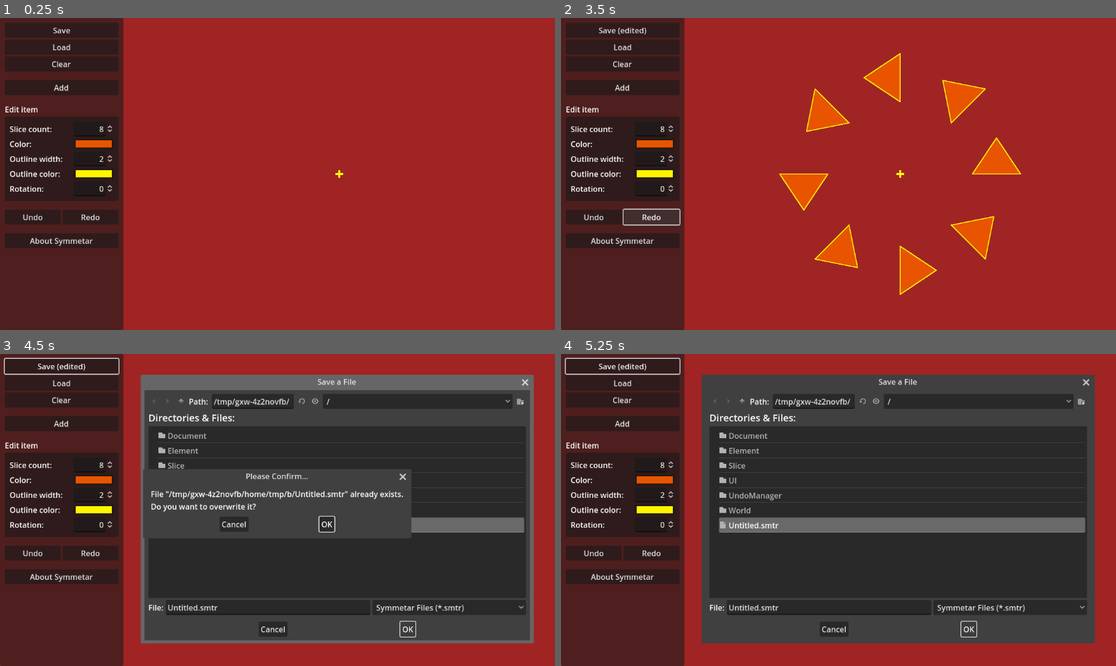
Above: before the commit, frames 1-4 (two rows, left to right).
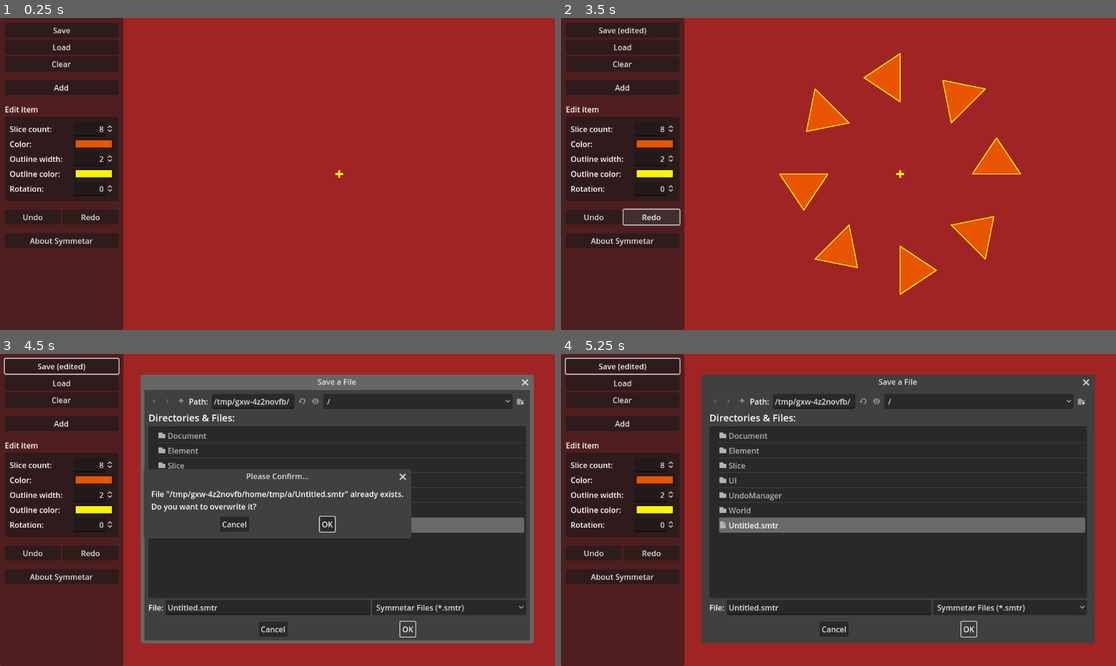
Above: after the commit, the same moments.

Repository: zoeesilcock/symmetar
Game: Godot game, scene res://Main.tscn
Same seed, same stepped clock (60 frames per second), same inputs: the game is played once before the commit and once after it.
Inputs:
- Up to frame 1 (0.25 s): no input
- Up to frame 2 (3.5 s): click "Clear" at 0.5 s; click "Add" at 1.25 s; click "Undo" at 2 s; click "Redo" at 2.75 s
- Up to frame 3 (4.5 s): click "Save (edited)" at 3.5 s; click "OK" at 4.25 s
- Up to frame 4 (5.25 s): click "OK" at 5 s

Frames 1-2 are identical in both runs. In frame 3, 0.8% of the frame differs, in the area x 25-73%, y 14-59%; in frame 4, less than 0.1%.

Commit message:
Use a SubViewport to separate the document contents from the UI

Diff:
--- a/Main.tscn
+++ b/Main.tscn
@@ -9,7 +9,21 @@
 script = ExtResource("1_th2y0")
 ui_state = ExtResource("2_v7q8m")
 
-[node name="UI" parent="." node_paths=PackedStringArray("world") instance=ExtResource("1_tbaje")]
+[node name="CanvasLayer" type="CanvasLayer" parent="."]
+
+[node name="SplitContainer" type="SplitContainer" parent="CanvasLayer"]
+anchors_preset = 15
+anchor_right = 1.0
+anchor_bottom = 1.0
+grow_horizontal = 2
+grow_vertical = 2
+dragger_visibility = 2
+
+[node name="UI" parent="CanvasLayer/SplitContainer" node_paths=PackedStringArray("world") instance=ExtResource("1_tbaje")]
+custom_minimum_size = Vector2(256, 0)
+layout_mode = 2
 world = NodePath("../World")
 
-[node name="World" parent="." instance=ExtResource("2_joqbc")]
+[node name="World" parent="CanvasLayer/SplitContainer" instance=ExtResource("2_joqbc")]
+layout_mode = 2
+size_flags_horizontal = 3
--- a/UI/UI.gd
+++ b/UI/UI.gd
@@ -1,5 +1,5 @@
 class_name UI
-extends CanvasLayer
+extends Control
 
 # References
 @export var world : World
--- a/UI/UI.tscn
+++ b/UI/UI.tscn
@@ -7,90 +7,88 @@
 
 [sub_resource type="Theme" id="Theme_uuqi3"]
 
-[node name="UI" type="CanvasLayer" node_paths=PackedStringArray("save_button", "file_dialog", "slice_count_input", "slice_color_input", "slice_outline_width_input", "slice_outline_color_input", "slice_rotation_input", "about_dialog")]
+[node name="UI" type="Control" node_paths=PackedStringArray("save_button", "file_dialog", "slice_count_input", "slice_color_input", "slice_outline_width_input", "slice_outline_color_input", "slice_rotation_input", "about_dialog")]
+layout_mode = 3
+anchors_preset = 9
+anchor_bottom = 1.0
+offset_right = 256.0
+grow_vertical = 2
 script = ExtResource("1_nhcn2")
 ui_state = ExtResource("2_ot8s7")
-save_button = NodePath("Root/Panel/MarginContainer/VBoxContainer/SaveButton")
-file_dialog = NodePath("Root/FileDialog")
-slice_count_input = NodePath("Root/Panel/MarginContainer/VBoxContainer/EditContainer/MarginContainer/GridContainer/CountInput")
-slice_color_input = NodePath("Root/Panel/MarginContainer/VBoxContainer/EditContainer/MarginContainer/GridContainer/ColorPickerButton")
-slice_outline_width_input = NodePath("Root/Panel/MarginContainer/VBoxContainer/EditContainer/MarginContainer/GridContainer/OutlineWidthInput")
-slice_outline_color_input = NodePath("Root/Panel/MarginContainer/VBoxContainer/EditContainer/MarginContainer/GridContainer/OutlineColorPickerButton")
-slice_rotation_input = NodePath("Root/Panel/MarginContainer/VBoxContainer/EditContainer/MarginContainer/GridContainer/RotationInput")
-about_dialog = NodePath("Root/AboutDialog")
+save_button = NodePath("Panel/MarginContainer/VBoxContainer/SaveButton")
+file_dialog = NodePath("FileDialog")
+slice_count_input = NodePath("Panel/MarginContainer/VBoxContainer/EditContainer/MarginContainer/GridContainer/CountInput")
+slice_color_input = NodePath("Panel/MarginContainer/VBoxContainer/EditContainer/MarginContainer/GridContainer/ColorPickerButton")
+slice_outline_width_input = NodePath("Panel/MarginContainer/VBoxContainer/EditContainer/MarginContainer/GridContainer/OutlineWidthInput")
+slice_outline_color_input = NodePath("Panel/MarginContainer/VBoxContainer/EditContainer/MarginContainer/GridContainer/OutlineColorPickerButton")
+slice_rotation_input = NodePath("Panel/MarginContainer/VBoxContainer/EditContainer/MarginContainer/GridContainer/RotationInput")
+about_dialog = NodePath("AboutDialog")
 
-[node name="Root" type="Control" parent="."]
-layout_mode = 3
+[node name="Panel" type="Panel" parent="."]
+layout_mode = 1
 anchors_preset = 15
 anchor_right = 1.0
 anchor_bottom = 1.0
 grow_horizontal = 2
 grow_vertical = 2
-mouse_filter = 1
 
-[node name="Panel" type="Panel" parent="Root"]
+[node name="MarginContainer" type="MarginContainer" parent="Panel"]
 layout_mode = 1
-anchors_preset = 9
+anchors_preset = 15
+anchor_right = 1.0
 anchor_bottom = 1.0
-offset_right = 256.0
-grow_vertical = 2
-
-[node name="MarginContainer" type="MarginContainer" parent="Root/Panel"]
-layout_mode = 1
-anchors_preset = 9
-anchor_bottom = 1.0
-offset_right = 256.0
+grow_horizontal = 2
 grow_vertical = 2
 theme = ExtResource("2_dusos")
 
-[node name="VBoxContainer" type="VBoxContainer" parent="Root/Panel/MarginContainer"]
+[node name="VBoxContainer" type="VBoxContainer" parent="Panel/MarginContainer"]
 layout_mode = 2
 theme = SubResource("Theme_uuqi3")
 
-[node name="SaveButton" type="Button" parent="Root/Panel/MarginContainer/VBoxContainer"]
+[node name="SaveButton" type="Button" parent="Panel/MarginContainer/VBoxContainer"]
 layout_mode = 2
 text = "Save"
 
-[node name="LoadButton" type="Button" parent="Root/Panel/MarginContainer/VBoxContainer"]
+[node name="LoadButton" type="Button" parent="Panel/MarginContainer/VBoxContainer"]
 layout_mode = 2
 text = "Load"
 
-[node name="ClearButton" type="Button" parent="Root/Panel/MarginContainer/VBoxContainer"]
+[node name="ClearButton" type="Button" parent="Panel/MarginContainer/VBoxContainer"]
 layout_mode = 2
 text = "Clear"
 
-[node name="Space1" type="Control" parent="Root/Panel/MarginContainer/VBoxContainer"]
+[node name="Space1" type="Control" parent="Panel/MarginContainer/VBoxContainer"]
 custom_minimum_size = Vector2(0, 10)
 layout_mode = 2
 
-[node name="AddButton" type="Button" parent="Root/Panel/MarginContainer/VBoxContainer"]
+[node name="AddButton" type="Button" parent="Panel/MarginContainer/VBoxContainer"]
 layout_mode = 2
 text = "Add"
 
-[node name="Space2" type="Control" parent="Root/Panel/MarginContainer/VBoxContainer"]
+[node name="Space2" type="Control" parent="Panel/MarginContainer/VBoxContainer"]
 custom_minimum_size = Vector2(0, 10)
 layout_mode = 2
 
-[node name="EditLabel" type="Label" parent="Root/Panel/MarginContainer/VBoxContainer"]
+[node name="EditLabel" type="Label" parent="Panel/MarginContainer/VBoxContainer"]
 layout_mode = 2
 text = "Edit item"
 
-[node name="EditContainer" type="PanelContainer" parent="Root/Panel/MarginContainer/VBoxContainer"]
+[node name="EditContainer" type="PanelContainer" parent="Panel/MarginContainer/VBoxContainer"]
 layout_mode = 2
 
-[node name="MarginContainer" type="MarginContainer" parent="Root/Panel/MarginContainer/VBoxContainer/EditContainer"]
+[node name="MarginContainer" type="MarginContainer" parent="Panel/MarginContainer/VBoxContainer/EditContainer"]
 layout_mode = 2
 
-[node name="GridContainer" type="GridContainer" parent="Root/Panel/MarginContainer/VBoxContainer/EditContainer/MarginContainer"]
+[node name="GridContainer" type="GridContainer" parent="Panel/MarginContainer/VBoxContainer/EditContainer/MarginContainer"]
 layout_mode = 2
 columns = 2
 
-[node name="CountLabel" type="Label" parent="Root/Panel/MarginContainer/VBoxContainer/EditContainer/MarginContainer/GridContainer"]
+[node name="CountLabel" type="Label" parent="Panel/MarginContainer/VBoxContainer/EditContainer/MarginContainer/GridContainer"]
 layout_mode = 2
 size_flags_horizontal = 3
 text = "Slice count:"
 
-[node name="CountInput" type="SpinBox" parent="Root/Panel/MarginContainer/VBoxContainer/EditContainer/MarginContainer/GridContainer"]
+[node name="CountInput" type="SpinBox" parent="Panel/MarginContainer/VBoxContainer/EditContainer/MarginContainer/GridContainer"]
 layout_mode = 2
 min_value = 1.0
 value = 8.0
@@ -98,91 +96,91 @@
 alignment = 2
 select_all_on_focus = true
 
-[node name="ColorLabel" type="Label" parent="Root/Panel/MarginContainer/VBoxContainer/EditContainer/MarginContainer/GridContainer"]
+[node name="ColorLabel" type="Label" parent="Panel/MarginContainer/VBoxContainer/EditContainer/MarginContainer/GridContainer"]
 layout_mode = 2
 size_flags_horizontal = 3
 text = "Color:"
 
-[node name="ColorPickerButton" type="ColorPickerButton" parent="Root/Panel/MarginContainer/VBoxContainer/EditContainer/MarginContainer/GridContainer"]
+[node name="ColorPickerButton" type="ColorPickerButton" parent="Panel/MarginContainer/VBoxContainer/EditContainer/MarginContainer/GridContainer"]
 layout_mode = 2
 focus_mode = 0
 color = Color(0.909804, 0.333333, 0, 1)
 
-[node name="OutlineWidthLabel" type="Label" parent="Root/Panel/MarginContainer/VBoxContainer/EditContainer/MarginContainer/GridContainer"]
+[node name="OutlineWidthLabel" type="Label" parent="Panel/MarginContainer/VBoxContainer/EditContainer/MarginContainer/GridContainer"]
 layout_mode = 2
 size_flags_horizontal = 3
 text = "Outline width:"
 
-[node name="OutlineWidthInput" type="SpinBox" parent="Root/Panel/MarginContainer/VBoxContainer/EditContainer/MarginContainer/GridContainer"]
+[node name="OutlineWidthInput" type="SpinBox" parent="Panel/MarginContainer/VBoxContainer/EditContainer/MarginContainer/GridContainer"]
 layout_mode = 2
 value = 2.0
 alignment = 2
 select_all_on_focus = true
 
-[node name="OutlineColorLabel" type="Label" parent="Root/Panel/MarginContainer/VBoxContainer/EditContainer/MarginContainer/GridContainer"]
+[node name="OutlineColorLabel" type="Label" parent="Panel/MarginContainer/VBoxContainer/EditContainer/MarginContainer/GridContainer"]
 layout_mode = 2
 size_flags_horizontal = 3
 text = "Outline color:"
 
-[node name="OutlineColorPickerButton" type="ColorPickerButton" parent="Root/Panel/MarginContainer/VBoxContainer/EditContainer/MarginContainer/GridContainer"]
+[node name="OutlineColorPickerButton" type="ColorPickerButton" parent="Panel/MarginContainer/VBoxContainer/EditContainer/MarginContainer/GridContainer"]
 layout_mode = 2
 focus_mode = 0
 color = Color(1, 0.960784, 0, 1)
 
-[node name="RotationLabel" type="Label" parent="Root/Panel/MarginContainer/VBoxContainer/EditContainer/MarginContainer/GridContainer"]
+[node name="RotationLabel" type="Label" parent="Panel/MarginContainer/VBoxContainer/EditContainer/MarginContainer/GridContainer"]
 layout_mode = 2
 size_flags_horizontal = 3
 text = "Rotation:"
 
-[node name="RotationInput" type="SpinBox" parent="Root/Panel/MarginContainer/VBoxContainer/EditContainer/MarginContainer/GridContainer"]
+[node name="RotationInput" type="SpinBox" parent="Panel/MarginContainer/VBoxContainer/EditContainer/MarginContainer/GridContainer"]
 layout_mode = 2
 max_value = 360.0
 alignment = 2
 update_on_text_changed = true
 select_all_on_focus = true
 
-[node name="Space3" type="Control" parent="Root/Panel/MarginContainer/VBoxContainer"]
+[node name="Space3" type="Control" parent="Panel/MarginContainer/VBoxContainer"]
 custom_minimum_size = Vector2(0, 10)
 layout_mode = 2
 
-[node name="UndoContainer" type="HBoxContainer" parent="Root/Panel/MarginContainer/VBoxContainer"]
+[node name="UndoContainer" type="HBoxContainer" parent="Panel/MarginContainer/VBoxContainer"]
 layout_mode = 2
 
-[node name="UndoButton" type="Button" parent="Root/Panel/MarginContainer/VBoxContainer/UndoContainer"]
+[node name="UndoButton" type="Button" parent="Panel/MarginContainer/VBoxContainer/UndoContainer"]
 layout_mode = 2
 size_flags_horizontal = 3
 text = "Undo"
 
-[node name="RedoButton" type="Button" parent="Root/Panel/MarginContainer/VBoxContainer/UndoContainer"]
+[node name="RedoButton" type="Button" parent="Panel/MarginContainer/VBoxContainer/UndoContainer"]
 layout_mode = 2
 size_flags_horizontal = 3
 text = "Redo
 "
 
-[node name="Space4" type="Control" parent="Root/Panel/MarginContainer/VBoxContainer"]
+[node name="Space4" type="Control" parent="Panel/MarginContainer/VBoxContainer"]
 custom_minimum_size = Vector2(0, 10)
 layout_mode = 2
 
-[node name="AboutButton" type="Button" parent="Root/Panel/MarginContainer/VBoxContainer"]
+[node name="AboutButton" type="Button" parent="Panel/MarginContainer/VBoxContainer"]
 layout_mode = 2
 text = "About Symmetar"
 
-[node name="FileDialog" type="FileDialog" parent="Root"]
+[node name="FileDialog" type="FileDialog" parent="."]
 position = Vector2i(300, 75)
 size = Vector2i(800, 520)
 access = 2
 
-[node name="AboutDialog" parent="Root" instance=ExtResource("4_dj2o0")]
+[node name="AboutDialog" parent="." instance=ExtResource("4_dj2o0")]
 visible = false
 
-[connection signal="pressed" from="Root/Panel/MarginContainer/VBoxContainer/SaveButton" to="." method="_on_save_button_pressed"]
-[connection signal="pressed" from="Root/Panel/MarginContainer/VBoxContainer/LoadButton" to="." method="_on_load_button_pressed"]
-[connection signal="pressed" from="Root/Panel/MarginContainer/VBoxContainer/ClearButton" to="." method="_on_clear_button_pressed"]
-[connection signal="pressed" from="Root/Panel/MarginContainer/VBoxContainer/AddButton" to="." method="_on_add_button_pressed"]
-[connection signal="value_changed" from="Root/Panel/MarginContainer/VBoxContainer/EditContainer/MarginContainer/GridContainer/CountInput" to="." method="_on_slice_count_changed"]
-[connection signal="value_changed" from="Root/Panel/MarginContainer/VBoxContainer/EditContainer/MarginContainer/GridContainer/OutlineWidthInput" to="." method="_on_slice_outline_width_changed"]
-[connection signal="value_changed" from="Root/Panel/MarginContainer/VBoxContainer/EditContainer/MarginContainer/GridContainer/RotationInput" to="." method="_on_slice_rotation_changed"]
-[connection signal="pressed" from="Root/Panel/MarginContainer/VBoxContainer/UndoContainer/UndoButton" to="." method="_on_undo_button_pressed"]
-[connection signal="pressed" from="Root/Panel/MarginContainer/VBoxContainer/UndoContainer/RedoButton" to="." method="_on_redo_button_pressed"]
-[connection signal="pressed" from="Root/Panel/MarginContainer/VBoxContainer/AboutButton" to="." method="_on_about_button_pressed"]
-[connection signal="file_selected" from="Root/FileDialog" to="." method="_on_file_selected"]
+[connection signal="pressed" from="Panel/MarginContainer/VBoxContainer/SaveButton" to="." method="_on_save_button_pressed"]
+[connection signal="pressed" from="Panel/MarginContainer/VBoxContainer/LoadButton" to="." method="_on_load_button_pressed"]
+[connection signal="pressed" from="Panel/MarginContainer/VBoxContainer/ClearButton" to="." method="_on_clear_button_pressed"]
+[connection signal="pressed" from="Panel/MarginContainer/VBoxContainer/AddButton" to="." method="_on_add_button_pressed"]
+[connection signal="value_changed" from="Panel/MarginContainer/VBoxContainer/EditContainer/MarginContainer/GridContainer/CountInput" to="." method="_on_slice_count_changed"]
+[connection signal="value_changed" from="Panel/MarginContainer/VBoxContainer/EditContainer/MarginContainer/GridContainer/OutlineWidthInput" to="." method="_on_slice_outline_width_changed"]
+[connection signal="value_changed" from="Panel/MarginContainer/VBoxContainer/EditContainer/MarginContainer/GridContainer/RotationInput" to="." method="_on_slice_rotation_changed"]
+[connection signal="pressed" from="Panel/MarginContainer/VBoxContainer/UndoContainer/UndoButton" to="." method="_on_undo_button_pressed"]
+[connection signal="pressed" from="Panel/MarginContainer/VBoxContainer/UndoContainer/RedoButton" to="." method="_on_redo_button_pressed"]
+[connection signal="pressed" from="Panel/MarginContainer/VBoxContainer/AboutButton" to="." method="_on_about_button_pressed"]
+[connection signal="file_selected" from="FileDialog" to="." method="_on_file_selected"]
--- a/World/World.gd
+++ b/World/World.gd
@@ -1,5 +1,5 @@
 class_name World
-extends Node2D
+extends SubViewportContainer
 
 # References
 @export var document : Document
--- a/World/World.tscn
+++ b/World/World.tscn
@@ -6,24 +6,35 @@
 [ext_resource type="Resource" uid="uid://chkr4prm0pu47" path="res://UI/UIState.tres" id="4_r6cmr"]
 [ext_resource type="PackedScene" uid="uid://bkihrohu0hh6e" path="res://Document/Document.tscn" id="5_uwskq"]
 
-[node name="World" type="Node2D" node_paths=PackedStringArray("document", "undo_manager")]
+[node name="SubViewportContainer" type="SubViewportContainer" node_paths=PackedStringArray("document", "undo_manager")]
+anchors_preset = 15
+anchor_right = 1.0
+anchor_bottom = 1.0
+grow_horizontal = 2
+grow_vertical = 2
+stretch = true
 script = ExtResource("1_hfrd5")
-document = NodePath("Document")
-undo_manager = NodePath("UndoManager")
+document = NodePath("SubViewport/Document")
+undo_manager = NodePath("SubViewport/UndoManager")
+metadata/_edit_use_anchors_ = true
 
-[node name="Camera2D" type="Camera2D" parent="."]
-offset = Vector2(-128, 0)
+[node name="SubViewport" type="SubViewport" parent="."]
+handle_input_locally = false
+size = Vector2i(1152, 648)
+render_target_update_mode = 4
 
-[node name="Background" type="Node2D" parent="Camera2D"]
+[node name="Camera2D" type="Camera2D" parent="SubViewport"]
+
+[node name="Background" type="Node2D" parent="SubViewport/Camera2D"]
 script = ExtResource("3_10f1g")
 ui_state = ExtResource("4_r6cmr")
 
-[node name="Center" type="Polygon2D" parent="."]
+[node name="Center" type="Polygon2D" parent="SubViewport"]
 color = Color(1, 1, 0, 1)
 polygon = PackedVector2Array(-2, -8, 2, -8, 2, -2, 8, -2, 8, 2, 2, 2, 2, 8, -2, 8, -2, 2, -8, 2, -8, -2, -2, -2)
 
-[node name="UndoManager" parent="." node_paths=PackedStringArray("document") instance=ExtResource("4_n6wyd")]
+[node name="UndoManager" parent="SubViewport" node_paths=PackedStringArray("document") instance=ExtResource("4_n6wyd")]
 document = NodePath("../Document")
 
-[node name="Document" parent="." node_paths=PackedStringArray("undo_manager") instance=ExtResource("5_uwskq")]
+[node name="Document" parent="SubViewport" node_paths=PackedStringArray("undo_manager") instance=ExtResource("5_uwskq")]
 undo_manager = NodePath("../UndoManager")
